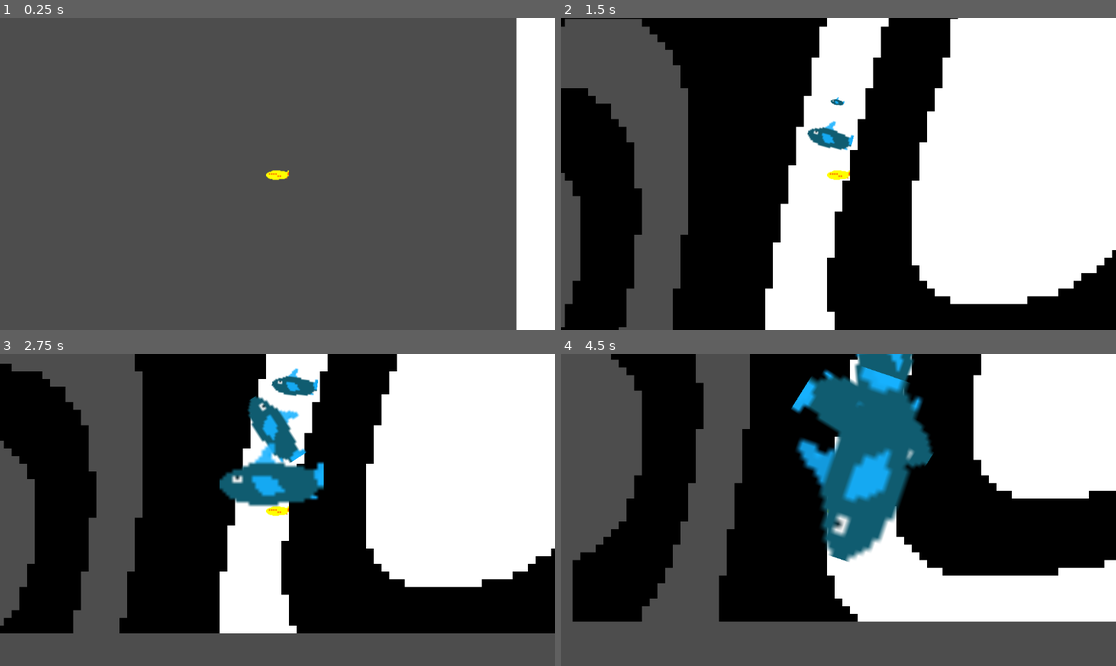
Above: before the commit, frames 1-4 (two rows, left to right).
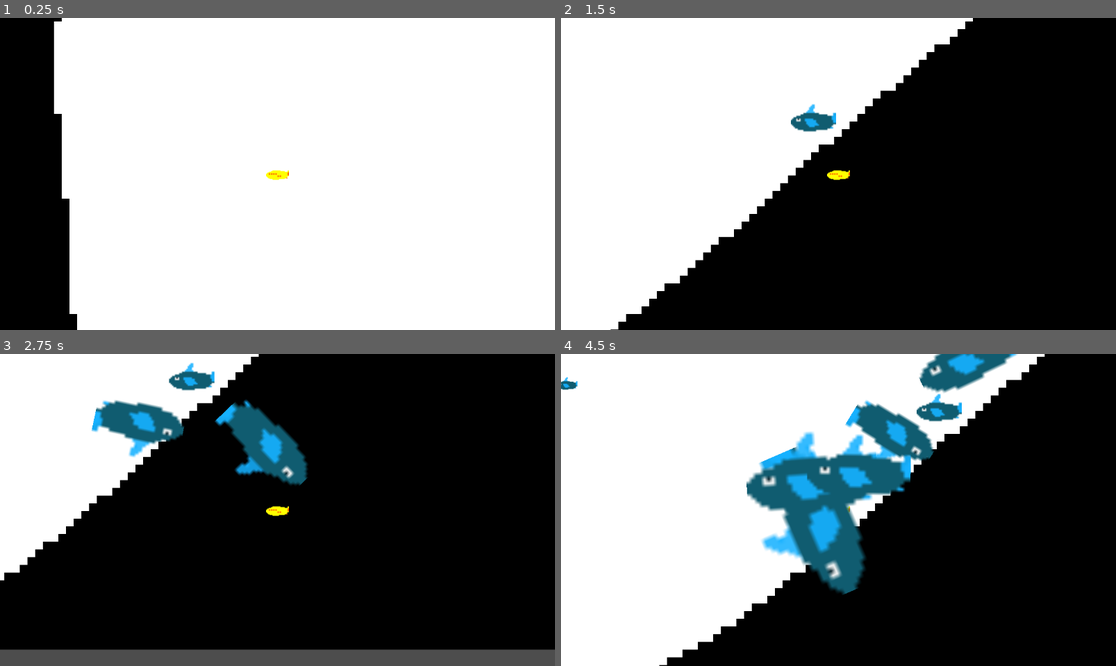
Above: after the commit, the same moments.

Repository: notwhowhat/game-off-2023
Game: Godot game, scene res://main.tscn
Same seed, same stepped clock (60 frames per second), same inputs: the game is played once before the commit and once after it. The engine's default icon, where the game draws it, is replaced by a stand-in: a white triangle on a blue panel in a dark square.
Inputs:
- Up to frame 1 (0.25 s): no input
- Up to frame 2 (1.5 s): tap Enter at 0.5 s; hold D (move_right) 0.53-1.28 s; tap Space (spawn_mob) at 0.6, 1.35 s; hold S (move_down) from 1.28 s (still down)
- Up to frame 3 (2.75 s): tap Space (spawn_mob) at 2, 2.1 s; release S (move_down) at 2.03 s; hold D (move_right) from 2.03 s (still down)
- Up to frame 4 (4.5 s): release D (move_right) at 2.78 s; hold W (move_up) 2.78-3.53 s; tap Space (spawn_mob) at 2.85, 3.6, 4.35 s; hold A (move_left) from 3.53 s (still down); tap Enter at 4.25 s

The runs differ from the first frame. In frame 1, 93% of the frame differs, in the area x 0-94%, y 0-100%; in frame 2, 75%; in frame 3, 61%; in frame 4, 83%.

Commit message:
removed the gray areas

Diff:
--- a/Player.gd
+++ b/Player.gd
@@ -8,6 +8,7 @@
 
 func _ready():
 	screen_size = get_viewport_rect().size
+	redraw.emit()
 
 func _physics_process(delta):
 	velocity.x = Input.get_axis("move_left", "move_right")
--- a/cave_generator.gd
+++ b/cave_generator.gd
@@ -5,7 +5,7 @@
 @export var map_width = 80
 @export var map_height = 50
 
-@export var world_seed = "hi"
+@export var world_seed = randi()
 @export var noise_octaves = 3
 @export var noise_period = 3
 @export var noise_persistence = 0.7
@@ -31,10 +31,11 @@
 	self.tile_map.clear()
 
 func generate(pos=Vector2(0, 0)):
-	self.noise.seed = self.world_seed.hash()
+	self.noise.seed = self.world_seed
 	self.noise.fractal_octaves = self.noise_octaves
 	self.noise.fractal_weighted_strength = self.noise_persistence
 	self.noise.fractal_lacunarity = self.noise_lacunarity
+	self.noise.noise_type = FastNoiseLite.TYPE_PERLIN
 
 	var map_pos = tile_map.local_to_map(pos)
 
@@ -43,14 +44,19 @@
 	for x in range(self.map_width):
 		for y in range(self.map_height):
 			var noise_pos = self.noise.get_noise_2d(map_pos.x + x - map_width / 2, map_pos.y + y - map_height / 2)
-			if noise_pos < self.noise_threshold:
+			#if noise_pos < self.noise_threshold:
 				#self._set_tile(x + x - pos.x, y + y - pos.y, noise_pos)
-				self._set_tile(map_pos.x + x - map_width / 2, map_pos.y + y - map_height / 2, noise_pos)
+			self._set_tile(map_pos.x + x - map_width / 2, map_pos.y + y - map_height / 2, noise_pos)
 				#print(pos.x)
+			#else:
+			#	self._set_tile(map_pos.x + x - map_width / 2, map_pos.y + y - map_height / 2, noise_pos)
+
 
 func _set_tile(x, y, noise_pos):
 	var pos = Vector2i(x, y)
-	self.tile_map.set_cell(0, pos, 0, Vector2(0, int(noise_pos * 10) % 2))
+	#self.tile_map.set_cell(0, pos, 0, Vector2(0, int(noise_pos * 10) % 2))
+	self.tile_map.set_cell(0, pos, 0, Vector2(0, round(int(noise_pos + 10) % 2)))
+	#print(noise_pos)
 
 
 
